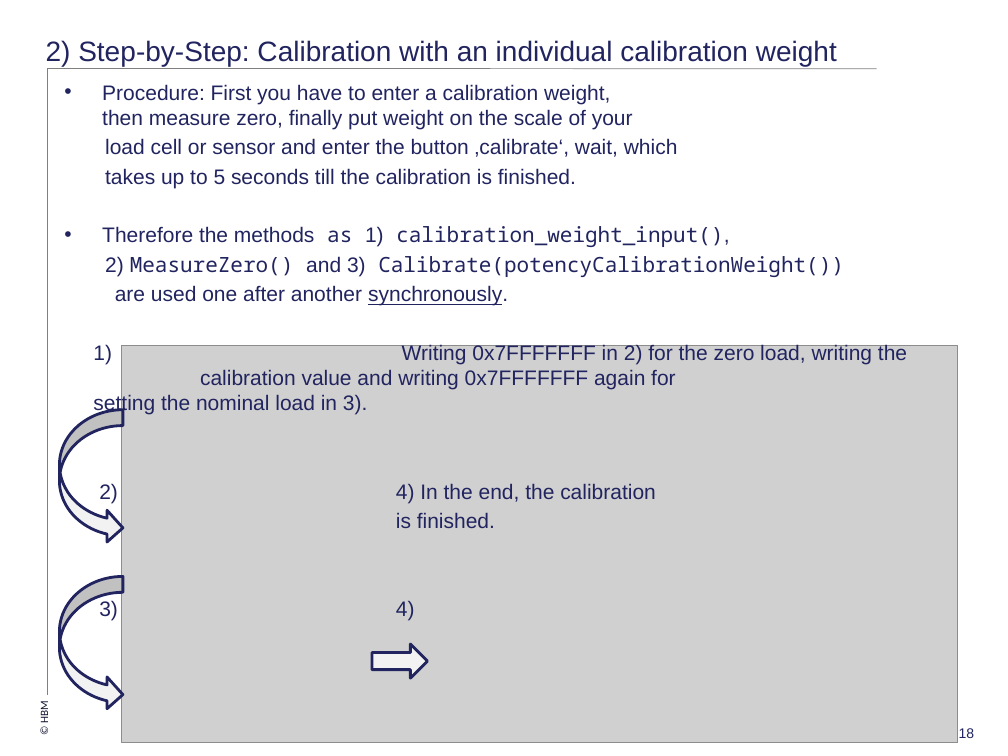
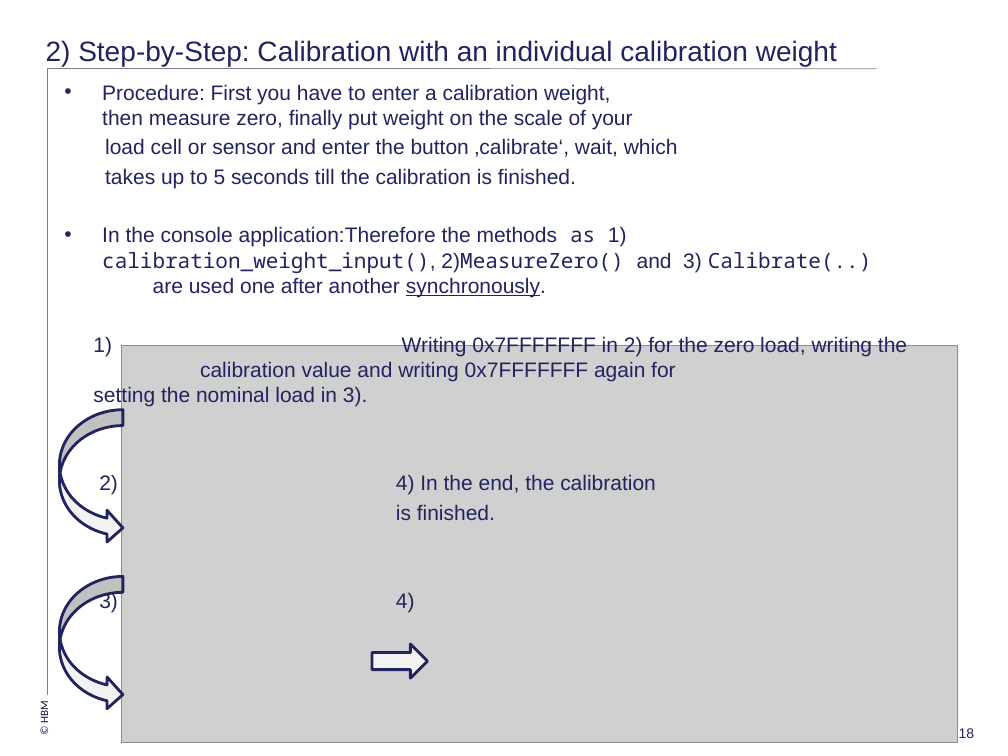
Before and after one commit to FelixHuettlatHBM/ModbusTCP_WTX, a slide deck: slide 18 of Doc/HowTo-WTXModbus.pptx. Drawn at 1008x756 pixels with LibreOffice and Linux fonts; fonts in the diff are those of the drawing; grey boxes stand for pictures; background and template pictures are left out. Boxes give left, top, right and bottom in pixels: in the first picture for what was removed or moved away, otherwise in the second. Text is boxed around its words. In the diff, an @@ line names an element or a change of style, - is before the commit and + after.

```diff
--- a/Doc/HowTo-WTXModbus.pptx
+++ b/Doc/HowTo-WTXModbus.pptx
@@ text at (102, 226, 872, 297): text changed; font Noto Sans Mono to Arial @@
-• Therefore the methods as 1) calibration_weight_input(),
-2) MeasureZero() and 3) Calibrate(potencyCalibrationWeight())
-are used one after another synchronously.
+• In the console application:Therefore the methods as 1) calibration_weight_input(), 2)MeasureZero() and 3) Calibrate(..) are used one after another synchronously.
```
Also in this commit, not shown: 4 other files.
